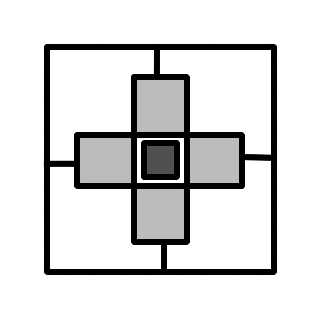
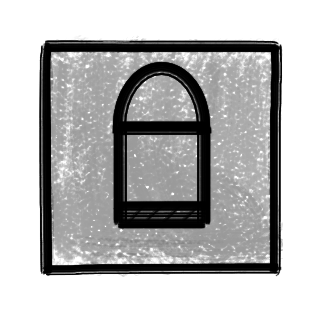
Two versions of the same layered image (320 x 320). Layer-by-layer changes:
added layer "Warstwa malowania 3" above "Warstwa malowania 2" over (38, 35, 283, 277)
hid "Warstwa malowania 2", opacity 100% → 68% over (38, 35, 283, 277)
